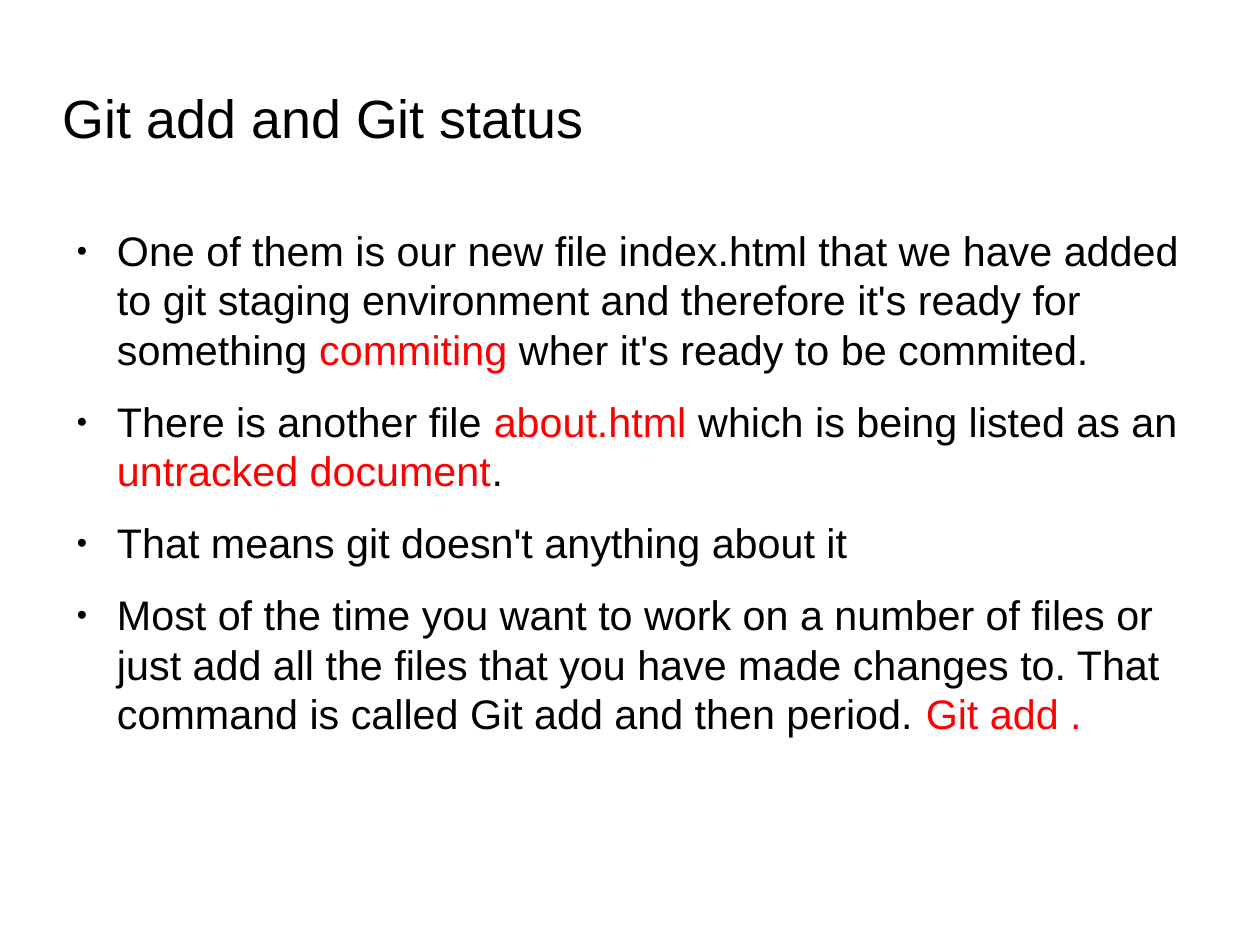
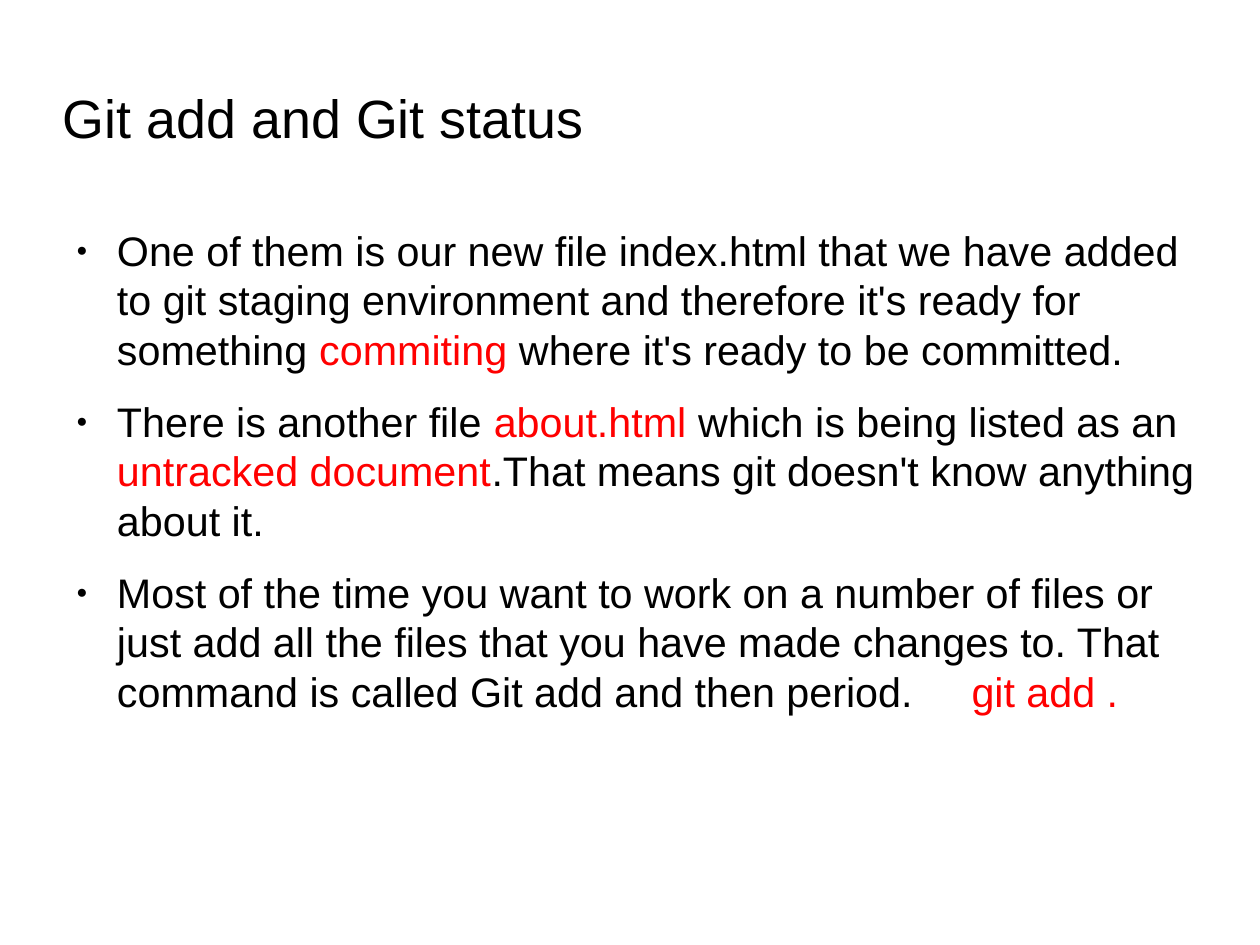
Before and after one commit to anumsh/Learning-Git-and-Github, a slide deck: slide 9 of git_and_GitHub.odp. Drawn at 1260x945 pixels with LibreOffice and Linux fonts; fonts in the diff are those of the drawing; background and template pictures are left out. Boxes give left, top, right and bottom in pixels: in the first picture for what was removed or moved away, otherwise in the second. Text is boxed around its words. In the diff, an @@ line names an element or a change of style, - is before the commit and + after.

Commit message:
edit: updates few of the slide

```diff
--- a/git_and_GitHub.odp
+++ b/git_and_GitHub.odp
@@ text at [117,236,1194,715]: text changed @@
-● One of them is our new file index.html that we have added to git staging environment and therefore it's ready for something commiting wher it's ready to be commited.
-● There is another file about.html which is being listed as an untracked document.
-● That means git doesn't anything about it
-● Most of the time you want to work on a number of files or just add all the files that you have made changes to. That command is called Git add and then period. Git add .
+● One of them is our new file index.html that we have added to git staging environment and therefore it's ready for something commiting where it's ready to be committed.
+● There is another file about.html which is being listed as an untracked document.That means git doesn't know anything about it.
+● Most of the time you want to work on a number of files or just add all the files that you have made changes to. That command is called Git add and then period. git add .
```
Also in this commit, not shown: 3 other slides changed, 1 slide added.
